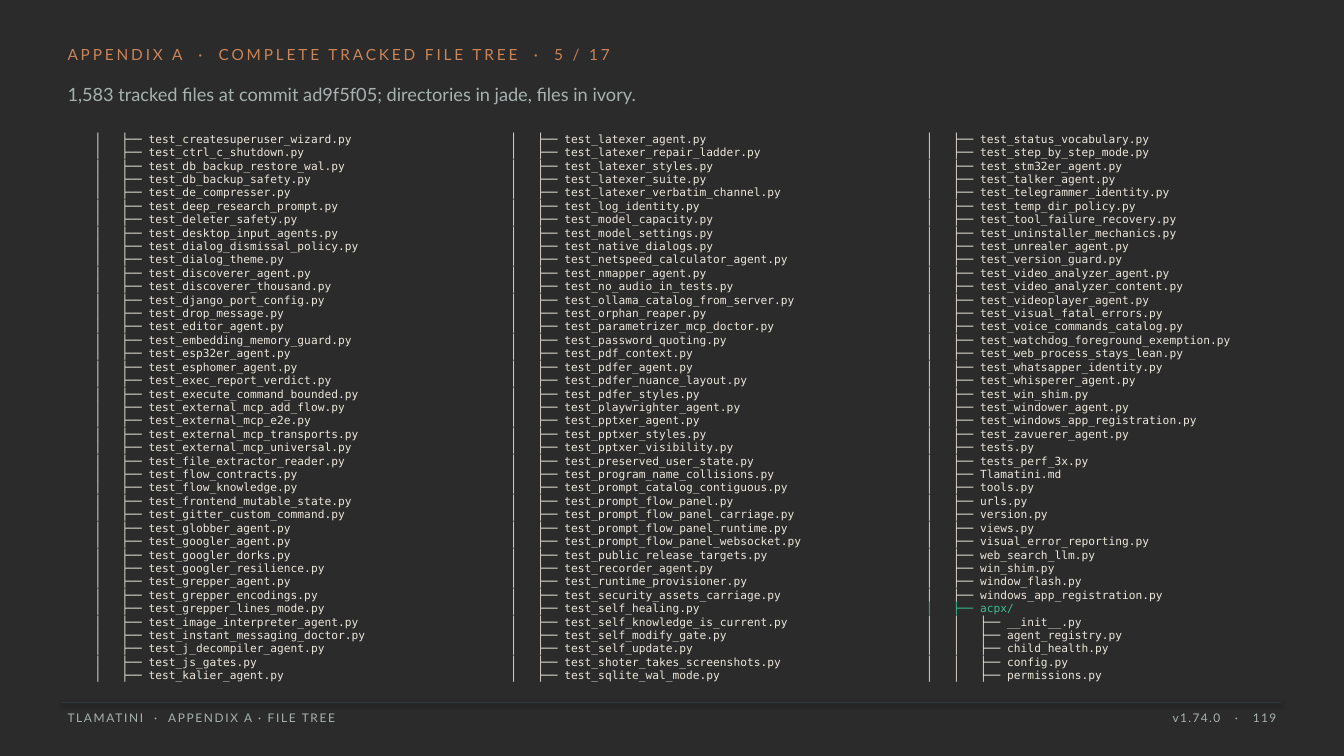
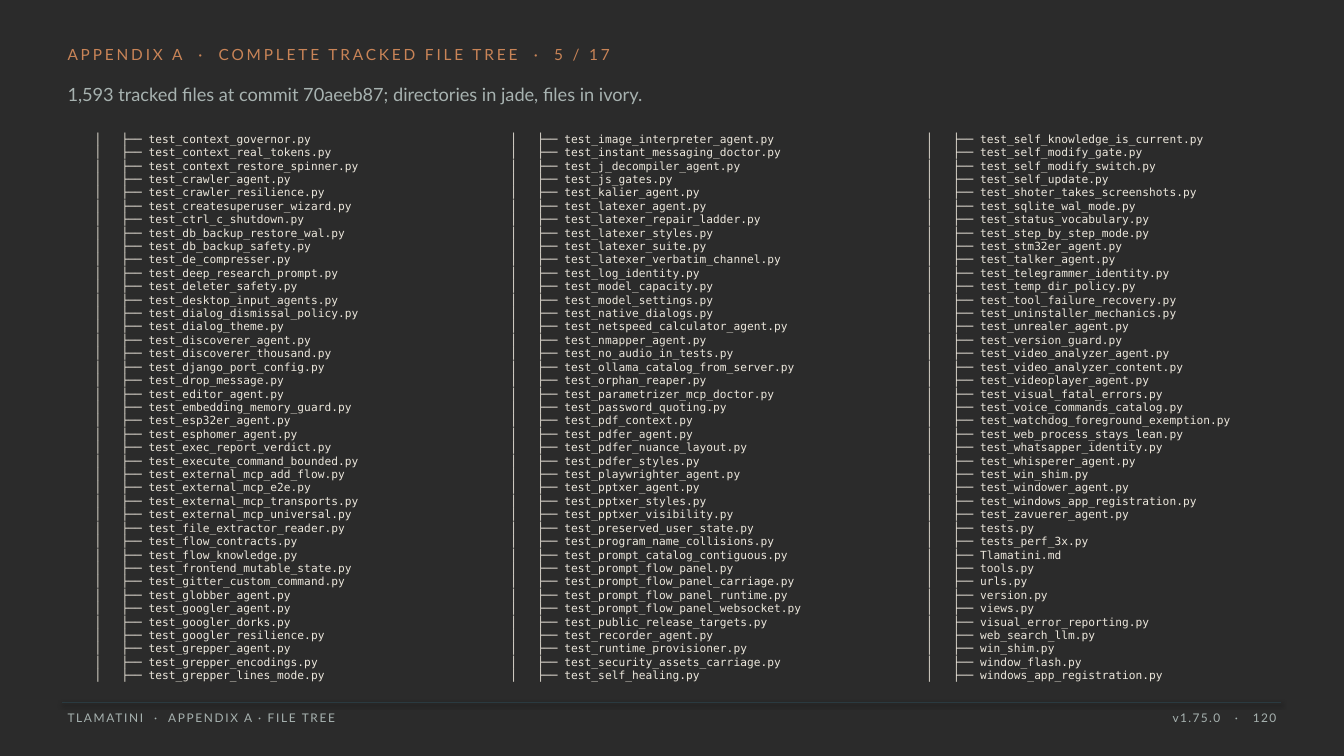
Before and after one commit to XAIHT/Tlamatini, a slide deck: slide 120 of Tlamatini_eXtended_Artificial_Intelligence_Humanly_Tempered.pptx (slide 119 before the commit). Drawn at 1344x756 pixels with LibreOffice and Linux fonts; fonts in the diff are those of the drawing; background and template pictures are left out; a plain dark background stands for a picture behind light text. Boxes give left, top, right and bottom in pixels: in the first picture for what was removed or moved away, otherwise in the second. Text is boxed around its words. In the diff, an @@ line names an element or a change of style, - is before the commit and + after.

```diff
--- a/Tlamatini_eXtended_Artificial_Intelligence_Humanly_Tempered.pptx
+++ b/Tlamatini_eXtended_Artificial_Intelligence_Humanly_Tempered.pptx
@@ text at bbox=[68, 87, 642, 104]: text changed @@
-1,583 tracked files at commit ad9f5f05; directories in jade, files in ivory.
+1,593 tracked files at commit 70aeeb87; directories in jade, files in ivory.
@@ text at bbox=[149, 135, 359, 199]: paragraphs added @@
+│ ├── test_context_governor.py
+│ ├── test_context_real_tokens.py
+│ ├── test_context_restore_spinner.py
+│ ├── test_crawler_agent.py
+│ ├── test_crawler_resilience.py
@@ text at bbox=[564, 134, 780, 199]: paragraphs added @@
+│ ├── test_image_interpreter_agent.py
+│ ├── test_instant_messaging_doctor.py
+│ ├── test_j_decompiler_agent.py
+│ ├── test_js_gates.py
+│ ├── test_kalier_agent.py
@@ text at bbox=[980, 134, 1203, 213]: paragraphs added @@
+│ ├── test_self_knowledge_is_current.py
+│ ├── test_self_modify_gate.py
+│ ├── test_self_modify_switch.py
+│ ├── test_self_update.py
+│ ├── test_shoter_takes_screenshots.py
+│ ├── test_sqlite_wal_mode.py
@@ text at bbox=[149, 617, 365, 682]: paragraphs removed @@
-│ ├── test_image_interpreter_agent.py
-│ ├── test_instant_messaging_doctor.py
-│ ├── test_j_decompiler_agent.py
-│ ├── test_js_gates.py
-│ ├── test_kalier_agent.py
@@ text at bbox=[564, 617, 787, 682]: paragraphs removed @@
-│ ├── test_self_knowledge_is_current.py
-│ ├── test_self_modify_gate.py
-│ ├── test_self_update.py
-│ ├── test_shoter_takes_screenshots.py
-│ ├── test_sqlite_wal_mode.py
@@ text at bbox=[980, 604, 1122, 682]: paragraphs removed @@
-│ ├── acpx/
-│ │ ├── __init__.py
-│ │ ├── agent_registry.py
-│ │ ├── child_health.py
-│ │ ├── config.py
-│ │ ├── permissions.py
@@ text at bbox=[1173, 713, 1276, 722]: text changed @@
-v1.74.0 · 119
+v1.75.0 · 120
```
Also in this commit, not shown: 130 other slides changed, 2 slides added, 1 slide removed, 32 other files.
